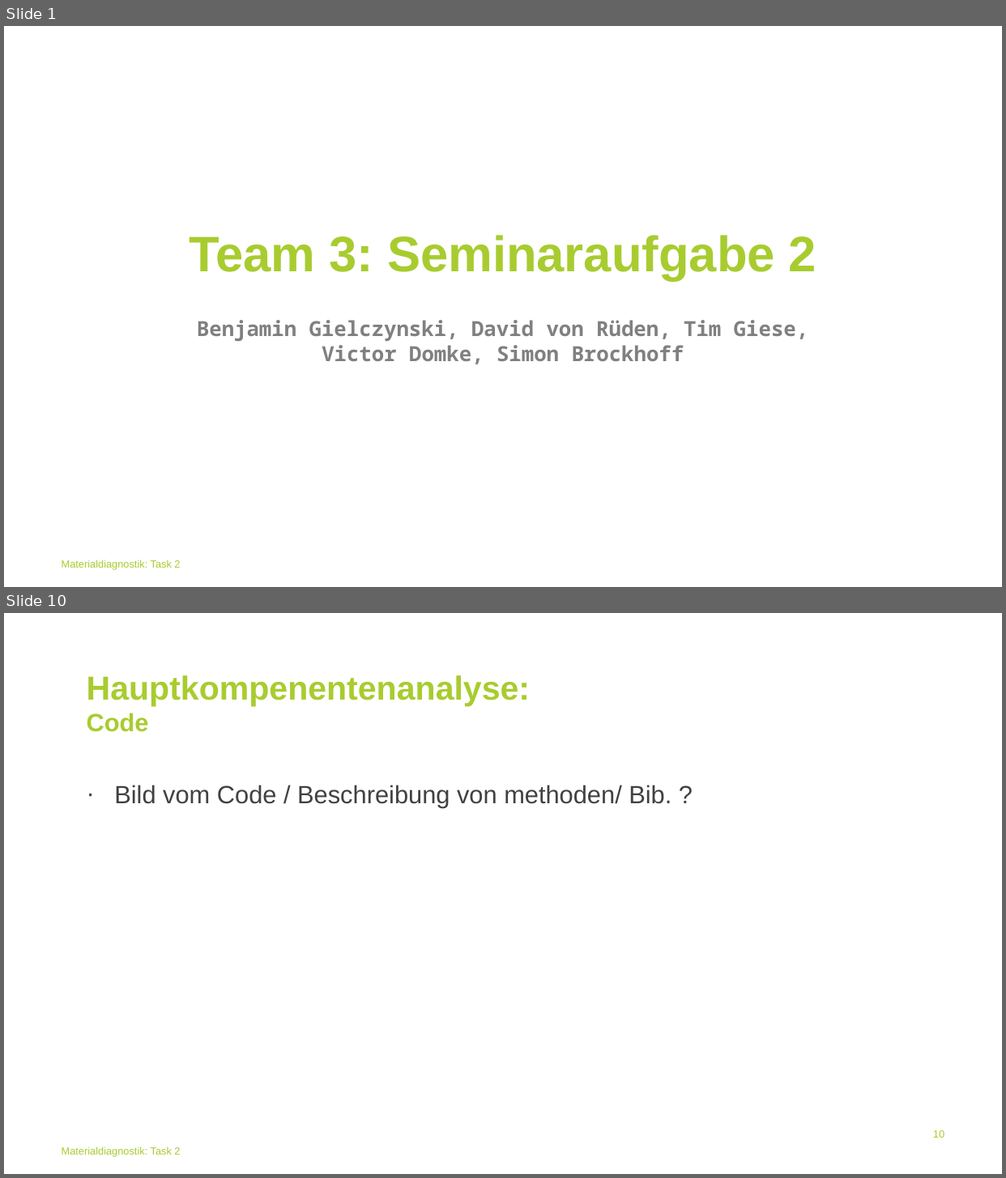
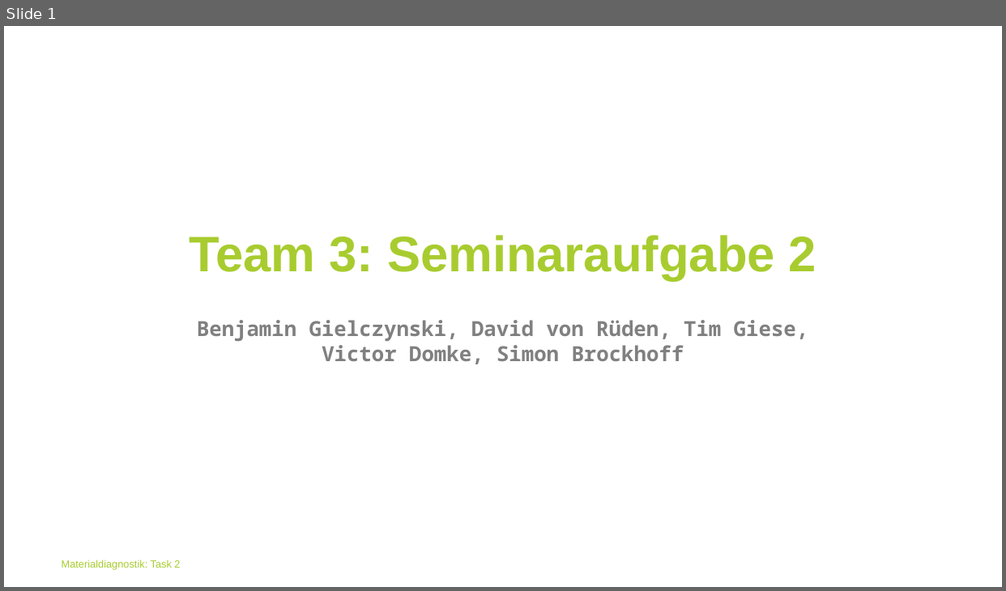
Before and after one commit to BGielczynski/AI_diagnostics, a slide deck: Task_2/Task2Powerpoint.pptx. Shown one above the other, each under a label of ours: slides 1 and 10 before the commit, slide 1 after it; the slides between them are not shown. The pictures are 1006x1178 and 1006x591 pixels, drawn with LibreOffice and Linux fonts; fonts in the diff are those of the drawing; background and template pictures are left out. Boxes give left, top, right and bottom in pixels: in the first picture for what was removed or moved away, otherwise in the second. Text is boxed around its words. In the diff, an @@ line names an element or a change of style, - is before the commit and + after.

```diff
--- a/Task_2/Task2Powerpoint.pptx
+++ b/Task_2/Task2Powerpoint.pptx
@@ slide 10 removed at box(4, 613, 1002, 1174), background #FFFFFF; not listed: 1 template element that a slide beside it also shows @@
@@ title removed at box(87, 675, 530, 732) @@
-Hauptkompenentenanalyse:
-Code
@@ text removed at box(114, 785, 671, 808) @@
-· Bild vom Code / Beschreibung von methoden/ Bib. ?
@@ page number removed at box(933, 1131, 944, 1138) @@
-10
```
Also in this commit, not shown: 5 slides changed, 12 slides added, 3 other slides removed.
